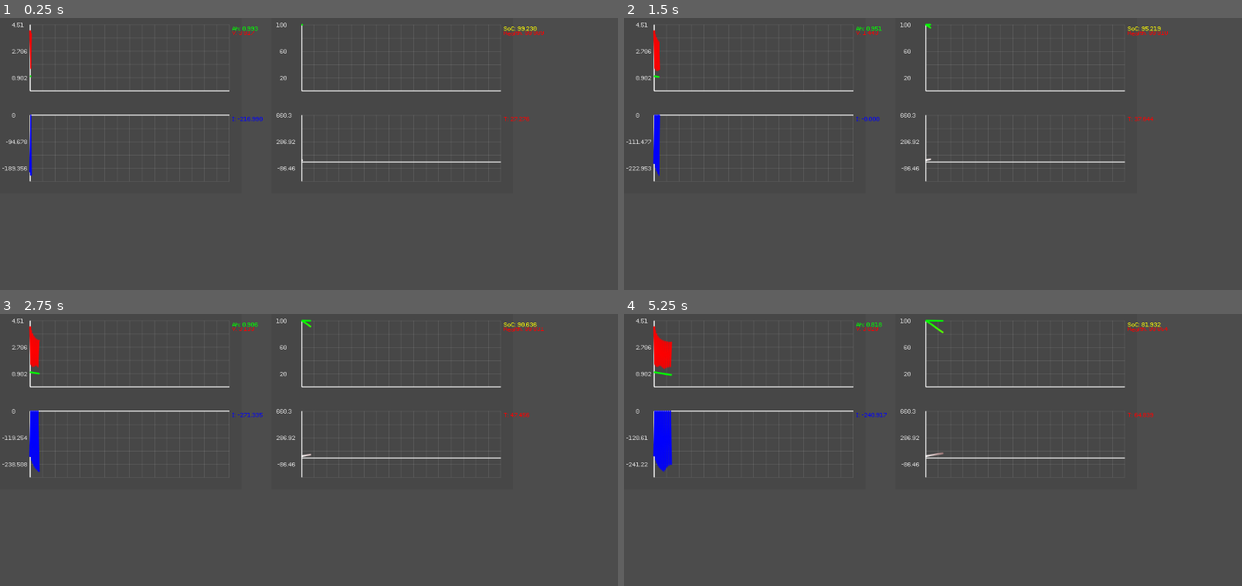
Above: before the commit, frames 1-4 (two rows, left to right).
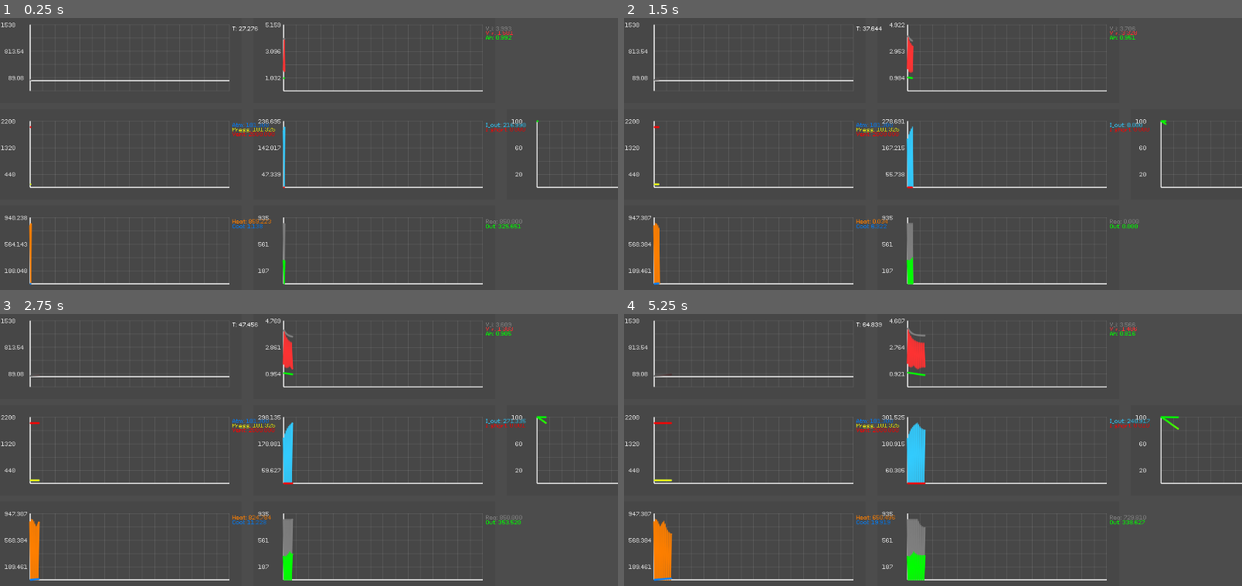
Above: after the commit, the same moments.

Repository: DrBopoH/Dustress-Mars
Game: Godot game, scene res://Source/main.tscn
The game is run twice, just before and just after one commit, with the same random seed, the same clock (stepped at 60 frames per second) and the same inputs.
Inputs:
- Up to frame 1 (0.25 s): no input
- Up to frame 2 (1.5 s): no input
- Up to frame 3 (2.75 s): no input
- Up to frame 4 (5.25 s): no input

The runs differ from the first frame. In frame 1, 3.8% of the frame differs, in the area x 0-100%, y 1-99%; in frame 2, 4.4%; in frame 3, 5.1%; in frame 4, 6.6%.

Commit message:
Graph update UX/UI

Diff:
--- a/project/Source/Scripts/main.gd
+++ b/project/Source/Scripts/main.gd
@@ -4,28 +4,32 @@
 var font_PixeloidSans = preload("res://Assets/PixeloidSans-mLxMm.ttf")
 
 var HealthGradient_scheme = {
-	0.0: Color.red,
-	0.5: Color.yellow,
-	1.0: Color.green
+	0.0: Color(1.0, 0.0, 0.0),
+	0.5: Color(1.0, 1.0, 0.0),
+	1.0: Color(0.0, 1.0, 0.0)
 }
 
 var TemperatureGradient_scheme = {
-	0.000: Color(0.0, 0.0, 0.5), # -273.15°C (Абсолютный ноль)
-	0.282: Color(0.0, 0.8, 1.0), # -10.0°C (Холод)
-	0.293: Color(0.7, 0.9, 1.0), # 0.0°C (Замерзание воды)
-	0.319: Color(1.0, 1.0, 1.0), # 25.0°C (Комнатная температура - старт)
-	0.400: Color(0.3, 0.0, 0.0), # 100.0°C (Кипение воды)
-	0.421: Color(0.5, 0.0, 0.0), # 120.0°C (TCritical - старт теплового разгона)
-	0.507: Color(0.8, 0.0, 0.0), # 200.0°C (TIgnition - точка воспламенения электролита)
-	0.700: Color(1.0, 0.0, 0.0), # 380.0°C (Активное горение)
-	0.855: Color(1.0, 0.5, 0.0), # 525.0°C (Точка Дрейпера - начало видимого красного свечения)
-	1.000: Color(1.0, 1.0, 0.0)  # 660.3°C (Плавление алюминиевого корпуса/контактов)
+	0.000: Color(0.0, 0.0, 0.5),
+	0.151: Color(0.0, 0.8, 1.0),
+	0.165: Color(0.4, 0.4, 0.4),
+	0.206: Color(0.2, 0.0, 0.0),
+	0.316: Color(0.5, 0.0, 0.0),
+	0.440: Color(1.0, 0.0, 0.0),
+	0.537: Color(1.0, 0.3, 0.0),
+	0.648: Color(1.0, 0.6, 0.0),
+	0.758: Color(1.0, 0.9, 0.0),
+	0.869: Color(1.0, 1.0, 0.6),
+	1.000: Color(1.0, 1.0, 1.0)
 }
 
 var graphs: Array
 var font: DynamicFont
+var battery: Battery
 
-var battery: Battery
+var requested_power_w: float = 0.0
+var current_out_i: float = 0.0
+var out_power_w: float = 0.0
 
 func load_default_font():
 	font = DynamicFont.new()
@@ -35,50 +39,84 @@
 func setup_graphs(count: int):
 	for i in range(count):
 		var graph = GraphGenerator.new()
-
 		graph.rect_size = Vector2(400, 150)
 		graph.color = Color(0.2, 0.2, 0.2, 0.2)
 		graph.custom_font = font
 		graph.label_scale = 0.5
-
 		graph.max_points = 3600
-
 		graph.grid_lines_y = 5
 		graph.y_label_step = 2
-
 		graphs.append(graph)
 		add_child(graph)
 
 func _ready():
 	battery = Battery.new()
+	load_default_font()
+	setup_graphs(7)
 
-	load_default_font()
-	setup_graphs(4)
+	graphs[0].rect_position = Vector2(0, 0)
+	graphs[1].rect_position = Vector2(0, 160)
+	graphs[2].rect_position = Vector2(0, 320)
 
-	graphs[0].setup_line("Ah", Color.green)
-	graphs[0].setup_line("V", Color.red)
+	graphs[3].rect_position = Vector2(420, 0)
+	graphs[4].rect_position = Vector2(420, 160)
+	graphs[5].rect_position = Vector2(420, 320)
 
-	graphs[1].setup_line("I", Color.blue)
-	graphs[1].rect_position = Vector2(0, 150)
+	graphs[6].rect_position = Vector2(840, 160)
 
-	graphs[2].setup_line("SoC", Color.yellow)
-	graphs[2].set_line_gradient("SoC", HealthGradient_scheme)
-	graphs[2].setup_line("Health", Color.red)
-	graphs[2].set_line_gradient("Health", HealthGradient_scheme)
-	graphs[2].rect_position = Vector2(450, 0)
-	graphs[2].use_fixed_min = true
-	graphs[2].use_fixed_max = true
+	graphs[0].setup_line("T", Color(1.0, 1.0, 1.0))
+	graphs[0].set_line_gradient("T", TemperatureGradient_scheme)
+	graphs[0].use_fixed_min = true
+	graphs[0].use_fixed_max = true
+	graphs[0].fixed_min = -273.15
+	graphs[0].fixed_max = 1538.0
 
-	graphs[3].setup_line("T", Color.red)
-	graphs[3].set_line_gradient("T", TemperatureGradient_scheme)
-	graphs[3].rect_position = Vector2(450, 150)
-	graphs[3].use_fixed_min = true
-	graphs[3].use_fixed_max = true
-	graphs[3].fixed_min = -273.15
-	graphs[3].fixed_max = 660.3
+	graphs[1].setup_line("Atm", Color(0.0, 0.5, 1.0))
+	graphs[1].setup_line("Press", Color(1.0, 1.0, 0.0))
+	graphs[1].setup_line("Vent", Color(1.0, 0.0, 0.0))
+
+	graphs[2].setup_line("Heat", Color(1.0, 0.5, 0.0))
+	graphs[2].setup_line("Cool", Color(0.0, 0.5, 1.0))
+
+	graphs[3].setup_line("V_i", Color(0.5, 0.5, 0.5))
+	graphs[3].setup_line("V_r", Color(1.0, 0.2, 0.2))
+	graphs[3].setup_line("Ah", Color(0.0, 1.0, 0.0))
+
+	graphs[4].setup_line("I_out", Color(0.2, 0.8, 1.0))
+	graphs[4].setup_line("I_short", Color(1.0, 0.0, 0.0))
+
+	graphs[5].setup_line("Req", Color(0.5, 0.5, 0.5))
+	graphs[5].setup_line("Out", Color(0.0, 1.0, 0.0))
+
+	graphs[6].setup_line("Health", Color(1.0, 0.0, 0.0))
+	graphs[6].setup_line("SoC", Color(1.0, 1.0, 0.0))
+	graphs[6].set_line_gradient("Health", HealthGradient_scheme)
+	graphs[6].set_line_gradient("SoC", HealthGradient_scheme)
+	graphs[6].use_fixed_min = true
+	graphs[6].use_fixed_max = true
+	graphs[6].fixed_min = 0.0
+	graphs[6].fixed_max = 100.0
 
 func power_request(delta: float, P: float) -> float:
 	return battery.request(delta, P/max(0.001, battery.V))
+
+func droccel_request(delta: float):
+	var target_power = 850.0
+
+	var throttle_window_ideal = 0.5
+	var ideal_v = battery.get_v_ideal()
+	var margin_ideal = ideal_v - battery.Voltage[0]
+	var throttle_ideal = clamp(margin_ideal / throttle_window_ideal, 0.0, 1.0)
+
+	var throttle_window_real = 0.5
+	var margin_real = battery.V - 2.6
+	var throttle_real = clamp(margin_real / throttle_window_real, 0.0, 1.0)
+
+	var final_throttle = min(throttle_ideal, throttle_real)
+
+	requested_power_w = target_power * final_throttle
+	current_out_i = power_request(delta, -requested_power_w)
+	out_power_w = abs(current_out_i * battery.V)
 
 func save_data():
 	var data: Dictionary = {}
@@ -94,37 +132,45 @@
 
 	file.close()
 
-func droccel_request(delta: float):
-	var target_power = 850.0
-
-	var throttle_window_ideal = 0.5
-	var ideal_v = battery.get_v_ideal()
-	var margin_ideal = ideal_v - battery.Voltage[0]
-	var throttle_ideal = clamp(margin_ideal / throttle_window_ideal, 0.0, 1.0)
-
-	var throttle_window_real = 0.5
-	var margin_real = battery.V - 2.6
-	var throttle_real = clamp(margin_real / throttle_window_real, 0.0, 1.0)
-
-	var final_throttle = min(throttle_ideal, throttle_real)
-
-	var requested_power = target_power * final_throttle
-
-	graphs[1].append("I", power_request(delta, -requested_power))
-
 func _physics_process(delta):
 	if false:
 		if graphs[3].lines["T"]["data"].size() == 3600:
 			save_data()
 			get_tree().quit()
+	droccel_request(delta)
 
-	graphs[0].append("Ah", battery.C)
-	graphs[0].append("V", battery.V)
+	var v_ideal = battery.get_v_ideal()
+	var g_short = battery.get_internal_conductance()
+	var i_short = v_ideal * g_short
 
-	droccel_request(delta)
-	#graphs[1].append("I", power_request(delta, -850))
+	var p_ohmic = current_out_i * current_out_i * battery.get_r_actual()
+	var p_short = i_short * i_short * (1.0 / max(0.001, g_short))
+	var p_tr = battery.get_thermal_runaway_power()
+	var heat_gen_w = p_ohmic + p_short + p_tr
 
-	graphs[2].append("Health", battery.get_Health()*100)
-	graphs[2].append("SoC", battery.get_SoC()*100)
+	var cooling_ambient = (battery.T - battery.TAmbient) * battery.CoolingRate
+	var cooling_boil = 0.0
+	if battery.T > battery.BoilingPoint and battery.Liquid_Mass > 0.0:
+		var safe_boil_T = min(battery.T, 200.0)
+		var max_boil_rate = exp((safe_boil_T - battery.BoilingPoint) * 0.15) * 0.000001
+		var actual_boiled = min(max_boil_rate * delta, battery.Liquid_Mass)
+		cooling_boil = (actual_boiled / delta) * battery.HeatOfVaporization
+	var total_cooling_w = cooling_ambient + cooling_boil
 
-	graphs[3].append("T", battery.T)
+	graphs[0].append("T", battery.T)
+	graphs[1].append("Atm", 101.3)
+	graphs[1].append("Press", battery.Pressure / 1000.0)
+	graphs[1].append("Vent", 2000.0)
+	graphs[2].append("Heat", heat_gen_w)
+	graphs[2].append("Cool", total_cooling_w)
+
+	graphs[3].append("V_i", v_ideal)
+	graphs[3].append("V_r", battery.V)
+	graphs[3].append("Ah", battery.C)
+	graphs[4].append("I_out", abs(current_out_i))
+	graphs[4].append("I_short", i_short)
+	graphs[5].append("Req", requested_power_w)
+	graphs[5].append("Out", out_power_w)
+
+	graphs[6].append("Health", battery.get_Health() * 100.0)
+	graphs[6].append("SoC", battery.get_SoC() * 100.0)
